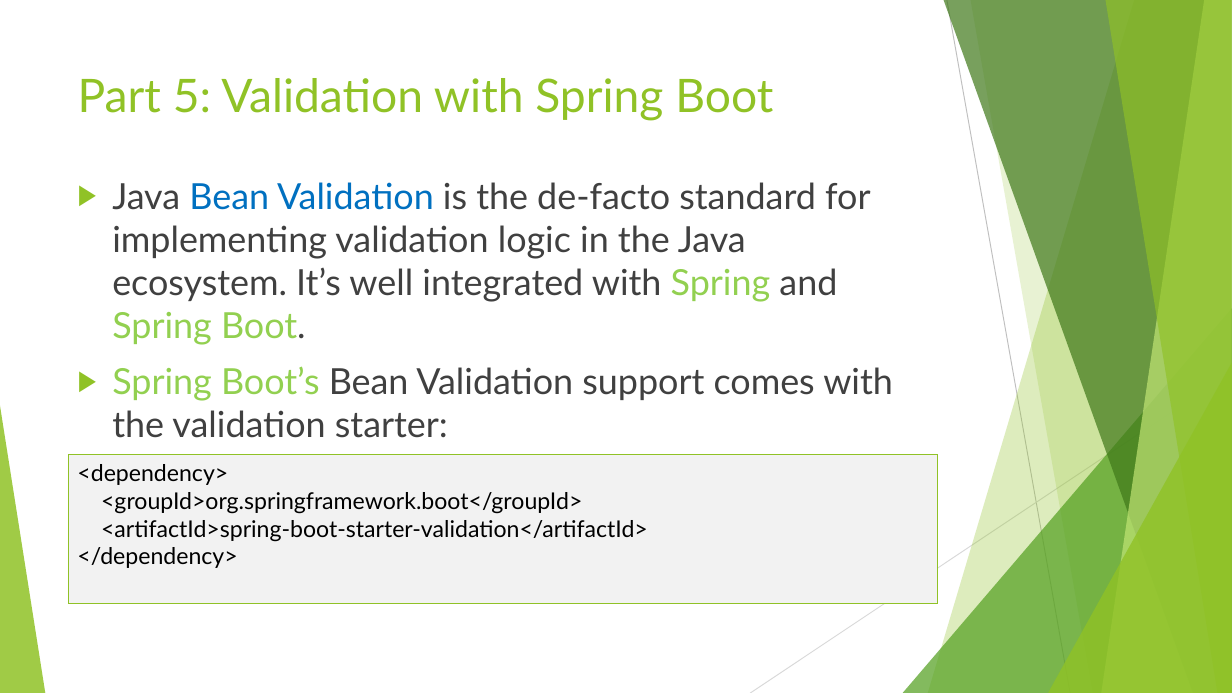
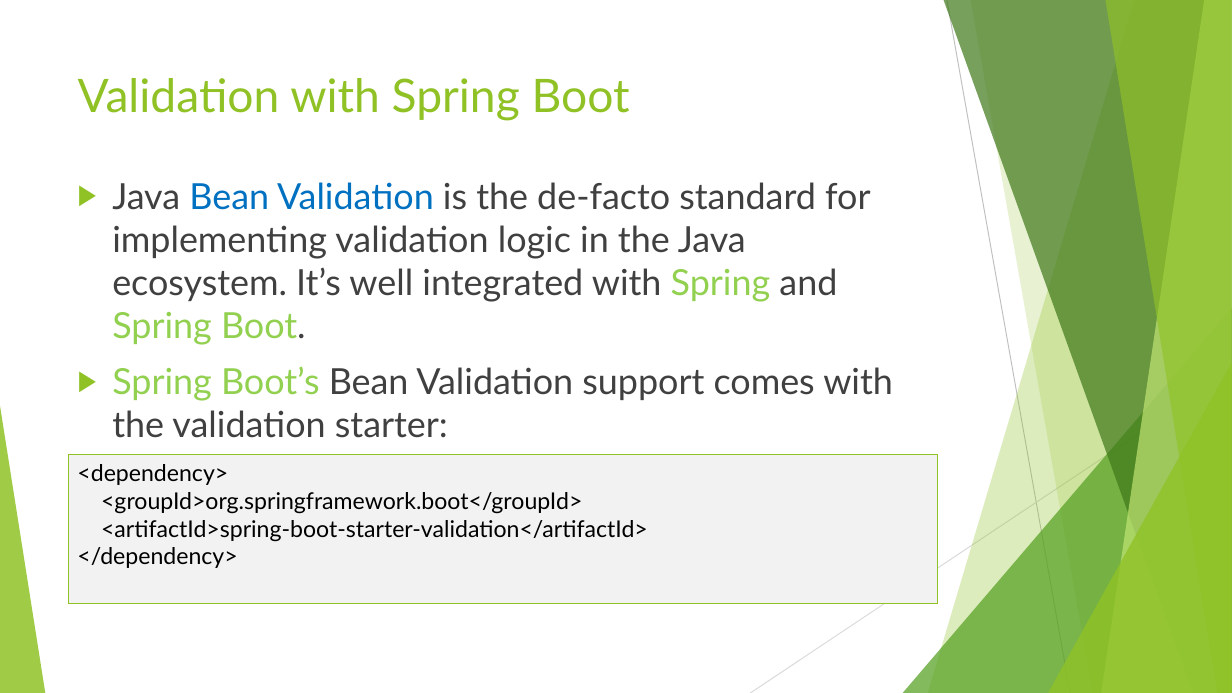
Before and after one commit to idanshal/sb-todo-app-tdp, a slide deck: slide 23 of course_data/presentations/practical_spring_boot_for_tdp_02.pptx (slide 30 before the commit). Drawn at 1232x693 pixels with LibreOffice and Linux fonts; fonts in the diff are those of the drawing. Boxes give left, top, right and bottom in pixels: in the first picture for what was removed or moved away, otherwise in the second. Text is boxed around its words. In the diff, an @@ line names an element or a change of style, - is before the commit and + after.

```diff
--- a/course_data/presentations/practical_spring_boot_for_tdp_02.pptx
+++ b/course_data/presentations/practical_spring_boot_for_tdp_02.pptx
@@ title at [78,78,630,121]: text changed @@
-Part 5: Validation with Spring Boot
+Validation with Spring Boot
```
Also in this commit, not shown: 5 other slides changed, 7 slides removed, 1 other file.
